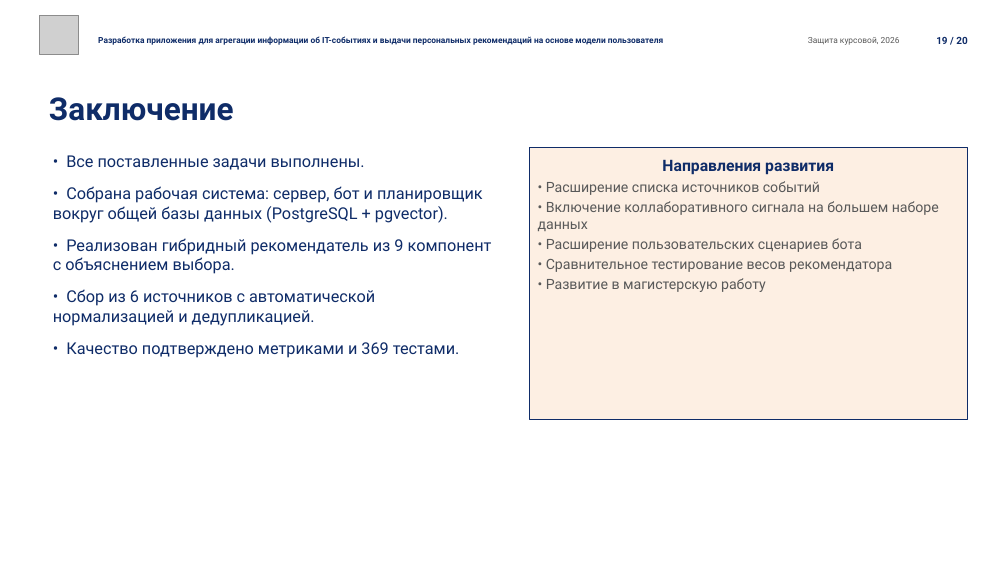
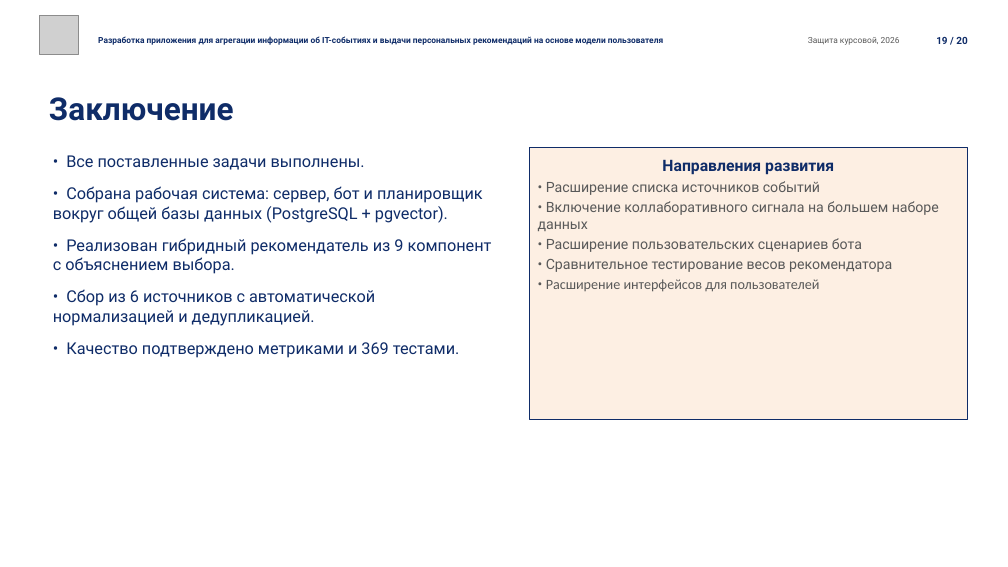
Before and after one commit to EgorBelov/event_mind, a slide deck: slide 19 of docs/Презентация_защита_EventMind.pptx. Drawn at 1008x567 pixels with LibreOffice and Linux fonts; fonts in the diff are those of the drawing; grey boxes stand for pictures; background and template pictures are left out. Boxes give left, top, right and bottom in pixels: in the first picture for what was removed or moved away, otherwise in the second. Text is boxed around its words. In the diff, an @@ line names an element or a change of style, - is before the commit and + after.

```diff
--- a/docs/Презентация_защита_EventMind.pptx
+++ b/docs/Презентация_защита_EventMind.pptx
@@ text in rectangle at (x1=546, y1=279, x2=819, y2=292): text changed; font Roboto to Calibri @@
-• Развитие в магистерскую работу
+• Расширение интерфейсов для пользователей
```
Also in this commit, not shown: 5 other slides changed, 2 other files.
